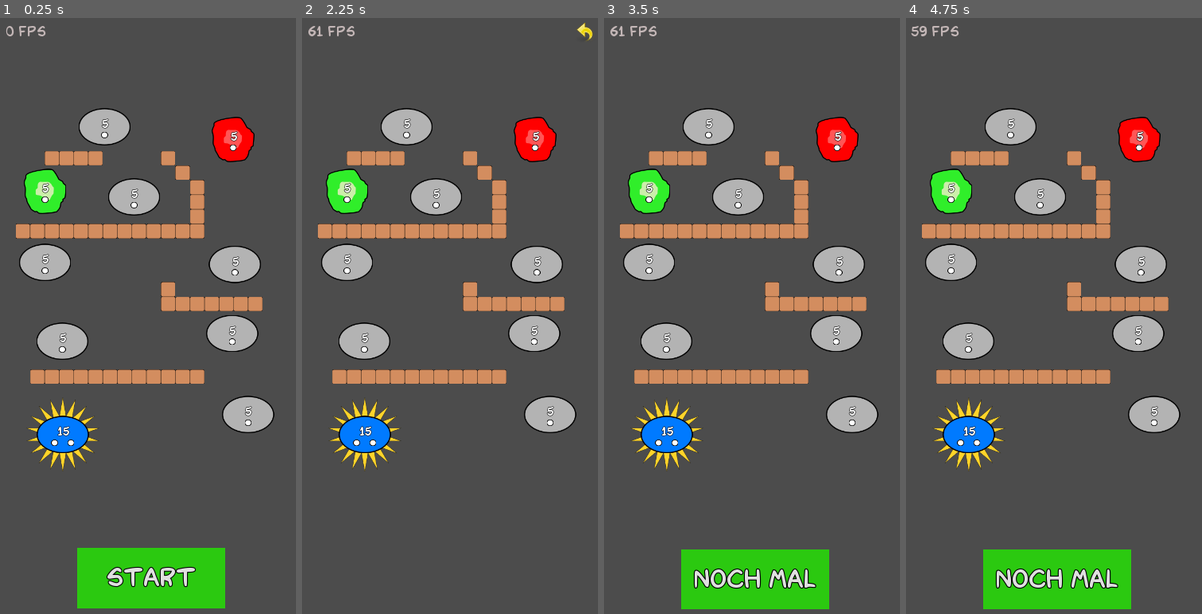
Above: before the commit, frames 1-4 (left to right).
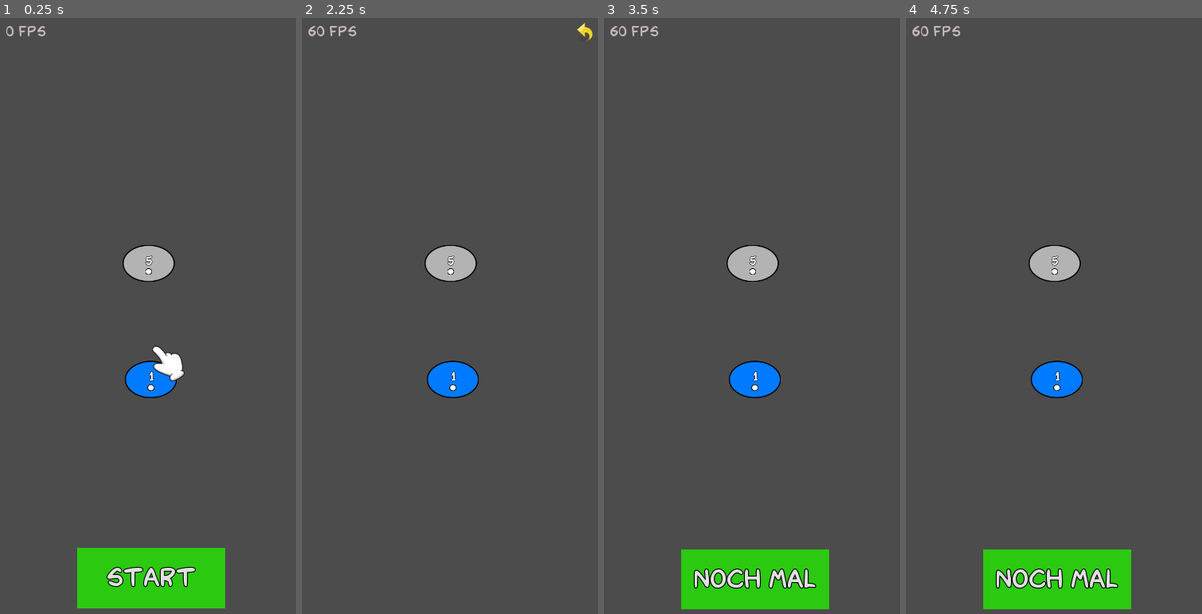
Above: after the commit, the same moments.

Repository: CrowdWare/CancerHealing
Game: Godot game, scene res://World.tscn
Same seed, same stepped clock (60 frames per second), same inputs: the game is played once before the commit and once after it.
Inputs (mouse positions are in pixels of both pictures, inside the frame that each line leads up to):
- Up to frame 1 (0.25 s): no input
- Up to frame 2 (2.25 s): click "Start" at 0.5 s; click (586, 29) at 1.25 s; click "NOCH MAL" at 2 s
- Up to frame 3 (3.5 s): click (888, 29) at 2.75 s
- Up to frame 4 (4.75 s): click "NOCH MAL" at 3.5 s; click (1190, 29) at 4.25 s

The runs differ from the first frame. In frame 1, 16% of the frame differs, in the area x 5-93%, y 15-77%; in frame 2, 16%; in frame 3, 16%; in frame 4, 16%.

Commit message:
gradient added

Diff:
--- a/Cell.gd
+++ b/Cell.gd
@@ -25,6 +25,23 @@
 		return 1 - channels
 	else:
 		return 0
+
+func rgbToFloat(value):
+	return 1.0 / 255 * value
+
+func getColor():
+	var color
+	if typ == 0:
+		color = Color(rgbToFloat(179), rgbToFloat(179), rgbToFloat(179))
+	elif typ == 1:
+		color = Color(0, 0, 1)
+	elif typ == 2:
+		color = Color(0, 1, 0)
+	elif typ == 3:
+		color = Color(1, 0, 0)
+	elif typ == 4:
+		color = Color(1, rgbToFloat(221), rgbToFloat(85))
+	return color
 
 func setTyp(t):
 	typ = t
--- a/Level6.tscn
+++ b/Level6.tscn
@@ -1,9 +1,19 @@
-[gd_scene load_steps=3 format=2]
+[gd_scene load_steps=4 format=2]
 
 [ext_resource path="res://Cell.tscn" type="PackedScene" id=1]
 [ext_resource path="res://wall.tres" type="TileSet" id=2]
 
+[sub_resource type="GDScript" id=1]
+script/source = "extends Node2D
+
+onready var world = get_tree().get_root().get_node(\"World\")
+
+func _ready():
+	world.setEnemyDelay(10)
+"
+
 [node name="Node2D" type="Node2D"]
+script = SubResource( 1 )
 
 [node name="Cell1" parent="." instance=ExtResource( 1 )]
 position = Vector2( 541, 721 )
--- a/world.gd
+++ b/world.gd
@@ -8,10 +8,12 @@
 var startTime = 0
 var processedFrame = -1
 var swipe_start = null
-var level = 6
+var level = 1
+var enemy_delay = ENEMY_DELAY
 
 const SPEED = 150
 const MAX_LEVEL_COUNT = 7
+const ENEMY_DELAY = 5
 
 
 ######
@@ -22,7 +24,6 @@
 ######
 
 func _ready():
-	print("Hello world")
 	loadLevel("Level" + str(level))
 	var hand = $Level.get_node("Hand")
 	if hand:
@@ -40,6 +41,9 @@
 
 func getDragFrom():
 	return drag_from
+
+func setEnemyDelay(delay):
+	enemy_delay = delay
 
 func drop(from, to):
 	if not started:
@@ -66,8 +70,12 @@
 	var line_obj = Line2D.new()
 	line_obj.add_point(from.position)
 	line_obj.add_point(to.position)
+	var color = Gradient.new()
+	color.set_color(0, from.getColor())
+	color.set_color(1, to.getColor())
+	line_obj.set_gradient(color)
 	add_child(line_obj)
-	var line = Line.new(line_obj, from, to, Color(0, 0, 255))
+	var line = Line.new(line_obj, from, to)
 	from.channels = from.channels + 1
 	lines.append(line)
 	update()
@@ -90,6 +98,8 @@
 	processedFrame = -1
 	if level < MAX_LEVEL_COUNT:
 		level = level + 1
+	# reset delay to default
+	enemy_delay = ENEMY_DELAY
 	loadLevel("Level" + str(level))
 	var hand = $Level.get_node("Hand")
 	if hand:
@@ -124,6 +134,9 @@
 	world.add_child(levelInstance)
 
 func _input(event):
+	if not started:
+		return
+
 	if event is InputEventMouseButton:
 		if event.pressed:
 			swipe_start = event.position
@@ -147,7 +160,7 @@
 	$FPS.set_text(str(Engine.get_frames_per_second()) + " FPS")
 
 	# nach 5 Sekunden werden die Gegner auch aktiv
-	if elapsed > 5 and elapsed > processedFrame:
+	if elapsed > enemy_delay and elapsed > processedFrame:
 		for child in $Level.get_children():
 			if child is StaticBody2D:
 				if child.typ > 1 and child.openGates() > 0:
@@ -155,14 +168,6 @@
 					var target = findNextTarget(child)
 					if target:
 						addLine(child,  target)
-						#var line_obj = Line2D.new()
-						#line_obj.add_point(child.position)
-						#line_obj.add_point(target.position)
-						#var line = Line.new(line_obj, child, target, Color(255, 0, 0))
-						#child.channels = child.channels + 1
-						#add_child(line_obj)
-						#lines.append(line)
-						#update()
 
 	# alle cellen schicken pro Sekunde eine neue energy los
 	if elapsed > processedFrame:
@@ -206,11 +211,11 @@
 					energy.target.typ = energy.source_typ
 					energy.target.count = 1
 					deleteLines(energy.target)
+					correctLineColor(energy.source)
 			energies.erase(energy)
 			energy.queue_free()
 		else:
 			energy.position = pos
-		update()
 
 	var enemyCount = 0
 	var playerCount = 0
@@ -223,6 +228,7 @@
 
 	if enemyCount == 0 or playerCount == 0:
 		reset(enemyCount == 0, playerCount == 0)
+	update()
 
 func reset(won, lost):
 	started = false
@@ -254,6 +260,14 @@
 	energies.append(obj)
 	return obj
 
+func correctLineColor(cell):
+	for line in lines:
+		if line.from == cell:
+			var color = Gradient.new()
+			color.set_color(0, line.from.getColor())
+			color.set_color(1, line.to.getColor())
+			line.obj.set_gradient(color)
+
 func deleteLines(cell):
 	var linesToDelete = []
 	for line in lines:
@@ -318,14 +332,13 @@
 					return true
 	return false
 
+
 class Line:
 	var from
 	var to
-	var color
 	var obj
 
-	func _init(o, f, t, c):
+	func _init(o, f, t):
 		from = f
 		to = t
-		color = c
 		obj = o
Not shown, changed: export_presets.cfg
Not shown, changed: CancerWar.apk
